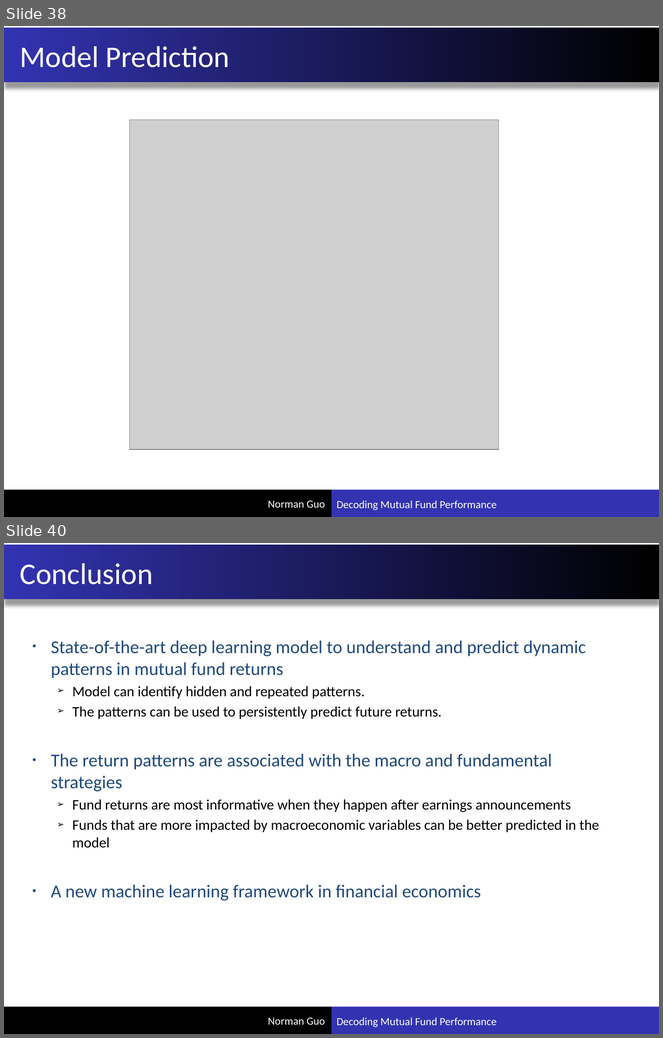
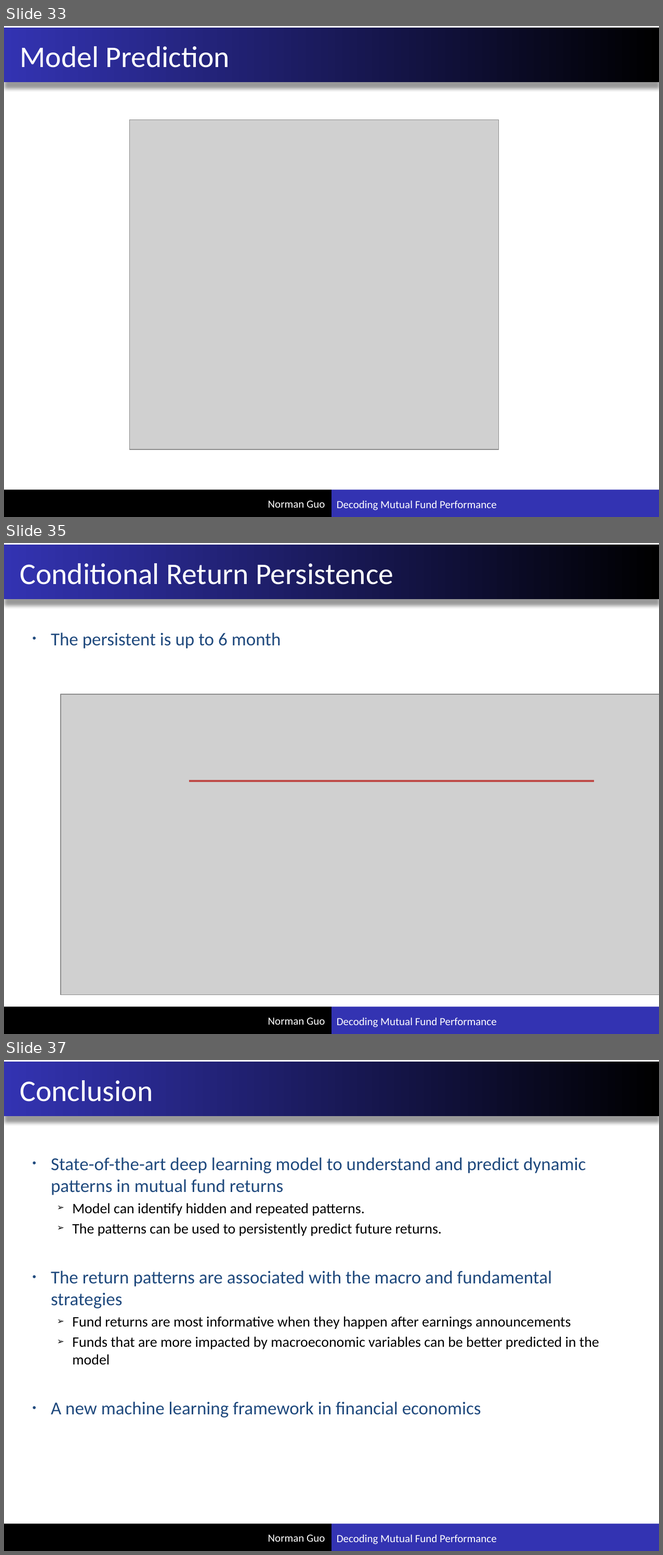
Before and after one commit to xuxiguo/ace_portfolio, a slide deck: pdf/Decoding Mutual Fund Performance.pptx. Shown one above the other, each under a label of ours: slides 38 and 40 before the commit, slides 33, 35 and 37 after it; the slides between them are not shown. The pictures are 663x1038 and 663x1555 pixels, drawn with LibreOffice and Linux fonts; fonts in the diff are those of the drawing; grey boxes stand for pictures. Boxes give left, top, right and bottom in pixels: in the first picture for what was removed or moved away, otherwise in the second. Text is boxed around its words. In the diff, an @@ line names an element or a change of style, - is before the commit and + after.

```diff
--- a/pdf/Decoding Mutual Fund Performance.pptx
+++ b/pdf/Decoding Mutual Fund Performance.pptx
@@ slide 35 added at (4,543,659,1034), background #FFFFFF; not listed: 5 template elements that a slide beside it also shows @@
@@ title added at (20,563,393,585), 33 pt, text #FFFFFF @@
+Conditional Return Persistence
@@ text added at (51,632,281,649), 20 pt, text #1F497D @@
+• The persistent is up to 6 month
@@ picture added at (61,694,659,995) @@
@@ line added from (189, 781) to (594, 781), #BF4C48 2.25 pt @@
@@ what was slide 38 is now slide 33 @@
@@ what was slide 40 is now slide 37 @@
```
Also in this commit, not shown: 7 slides changed, 2 other slides added, 6 slides removed.
